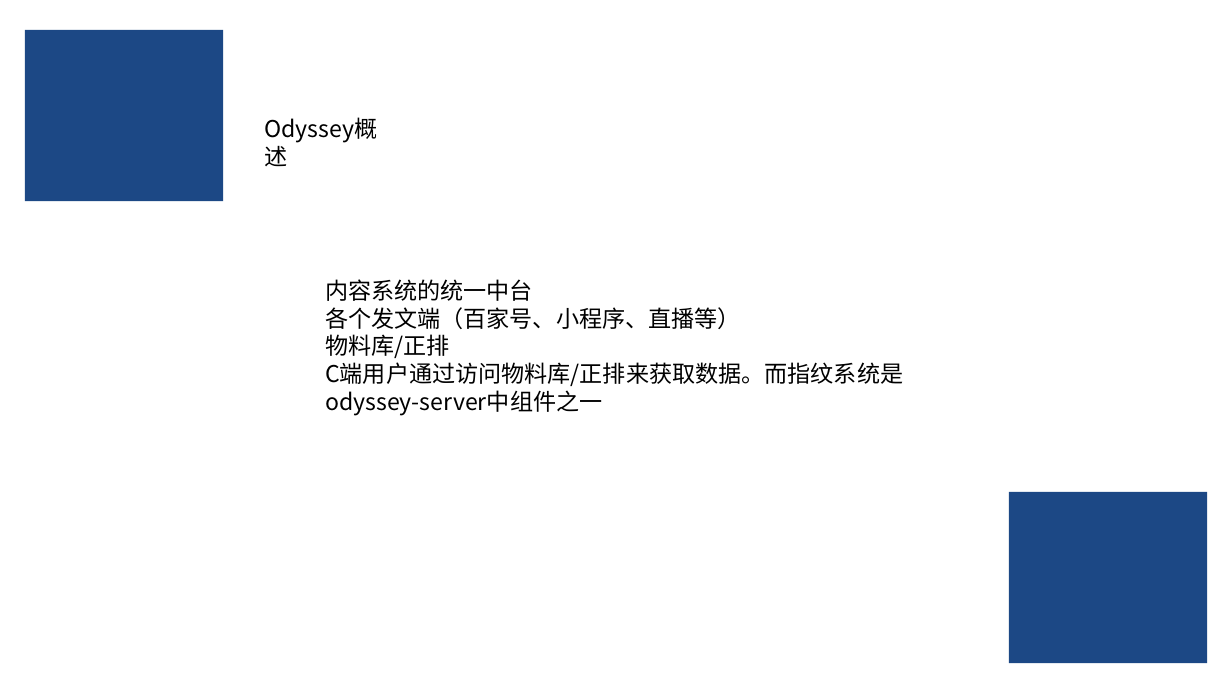
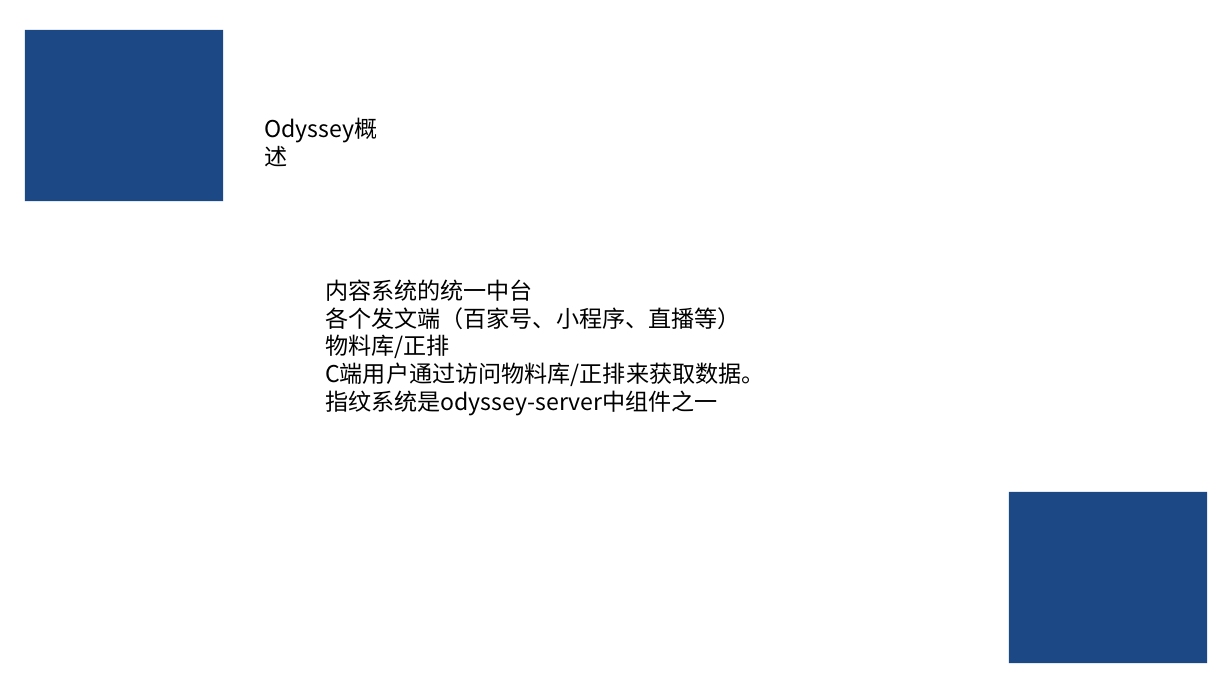
Before and after one commit to Capsfly/intern_share_info, a slide deck: slide 4 of 串讲.pptx. Drawn at 1232x693 pixels with LibreOffice and Linux fonts; fonts in the diff are those of the drawing. Boxes give left, top, right and bottom in pixels: in the first picture for what was removed or moved away, otherwise in the second. Text is boxed around its words. In the diff, an @@ line names an element or a change of style, - is before the commit and + after.

```diff
--- a/串讲.pptx
+++ b/串讲.pptx
@@ text at [325, 362, 765, 416]: text changed @@
-C端用户通过访问物料库/正排来获取数据。而指纹系统是odyssey-server中组件之一
+C端用户通过访问物料库/正排来获取数据。
+指纹系统是odyssey-server中组件之一
```
Also in this commit, not shown: 5 other slides changed, 10 slides added, 5 slides removed, 1 other file.
